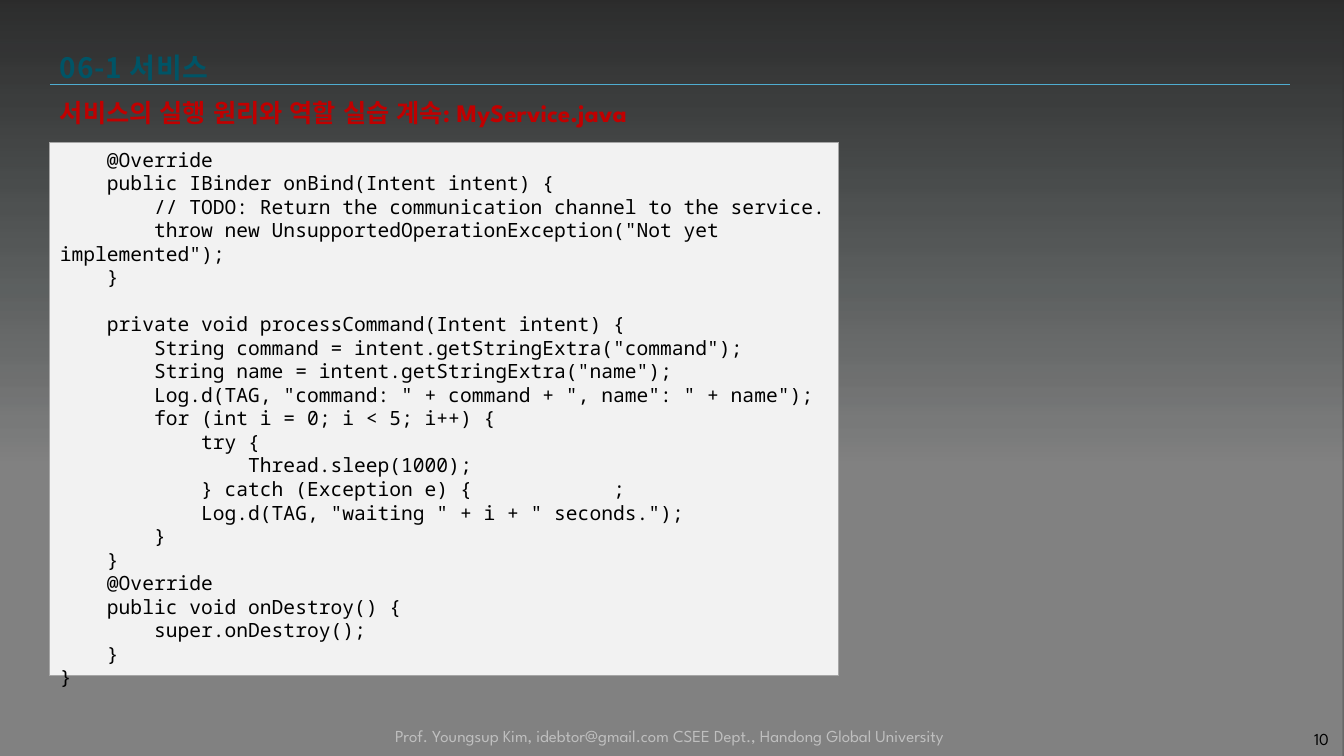
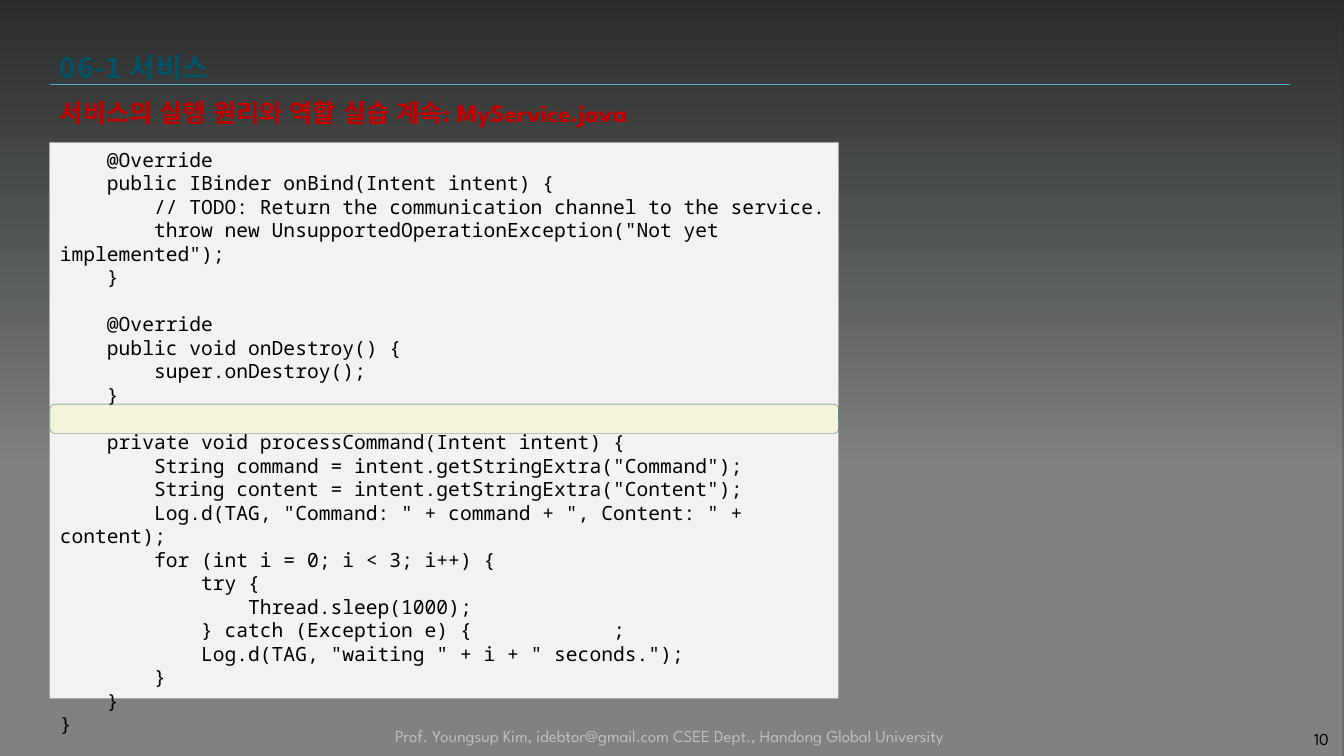
Before and after one commit to tae7841/HuStarAS, a slide deck: slide 10 of ppts/06Service.pptx. Drawn at 1344x756 pixels with LibreOffice and Linux fonts; fonts in the diff are those of the drawing; background and template pictures are left out; a plain dark background stands for a picture behind light text. Boxes give left, top, right and bottom in pixels: in the first picture for what was removed or moved away, otherwise in the second. Text is boxed around its words. In the diff, an @@ line names an element or a change of style, - is before the commit and + after.

```diff
--- a/ppts/06Service.pptx
+++ b/ppts/06Service.pptx
@@ text in rectangle at (50,142,839,699): paragraph removed @@
-}
@@ rectangle "@Override": place and size @@
-rectangle "@Override" at (50,142,839,675)
+rectangle "@Override" at (50,142,839,699)
@@ text in rectangle at (107,316,377,383): paragraphs added @@
+@Override
+public void onDestroy() {
+super.onDestroy();
+}
@@ rounded rectangle added at (50,404,839,434), fill #FFFF00 at 10% opacity, outline #2F6D72 0.25 pt @@
@@ text in rectangle at (60,458,742,570): text changed @@
-String command = intent.getStringExtra("command");
-String name = intent.getStringExtra("name");
-Log.d(TAG, "command: " + command + ", name": " + name");
-for (int i = 0; i < 5; i++) {
+String command = intent.getStringExtra("Command");
+String content = intent.getStringExtra("Content");
+Log.d(TAG, "Command: " + command + ", Content: " + content);
+for (int i = 0; i < 3; i++) {
@@ text in rectangle at (107,575,377,642): paragraphs removed @@
-@Override
-public void onDestroy() {
-super.onDestroy();
```
Also in this commit, not shown: 17 other slides changed, 2 slides removed, 1 other file.
